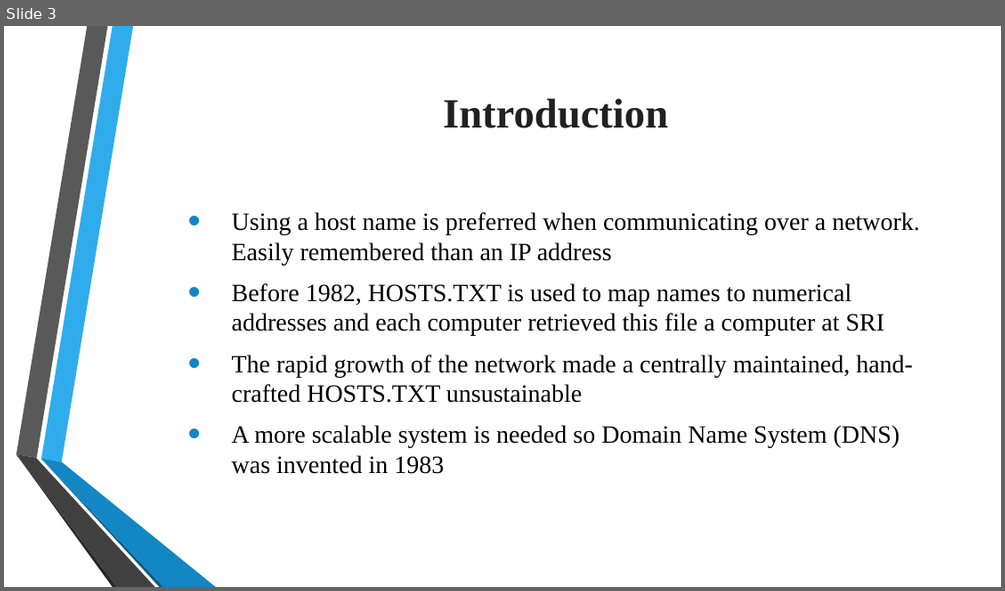
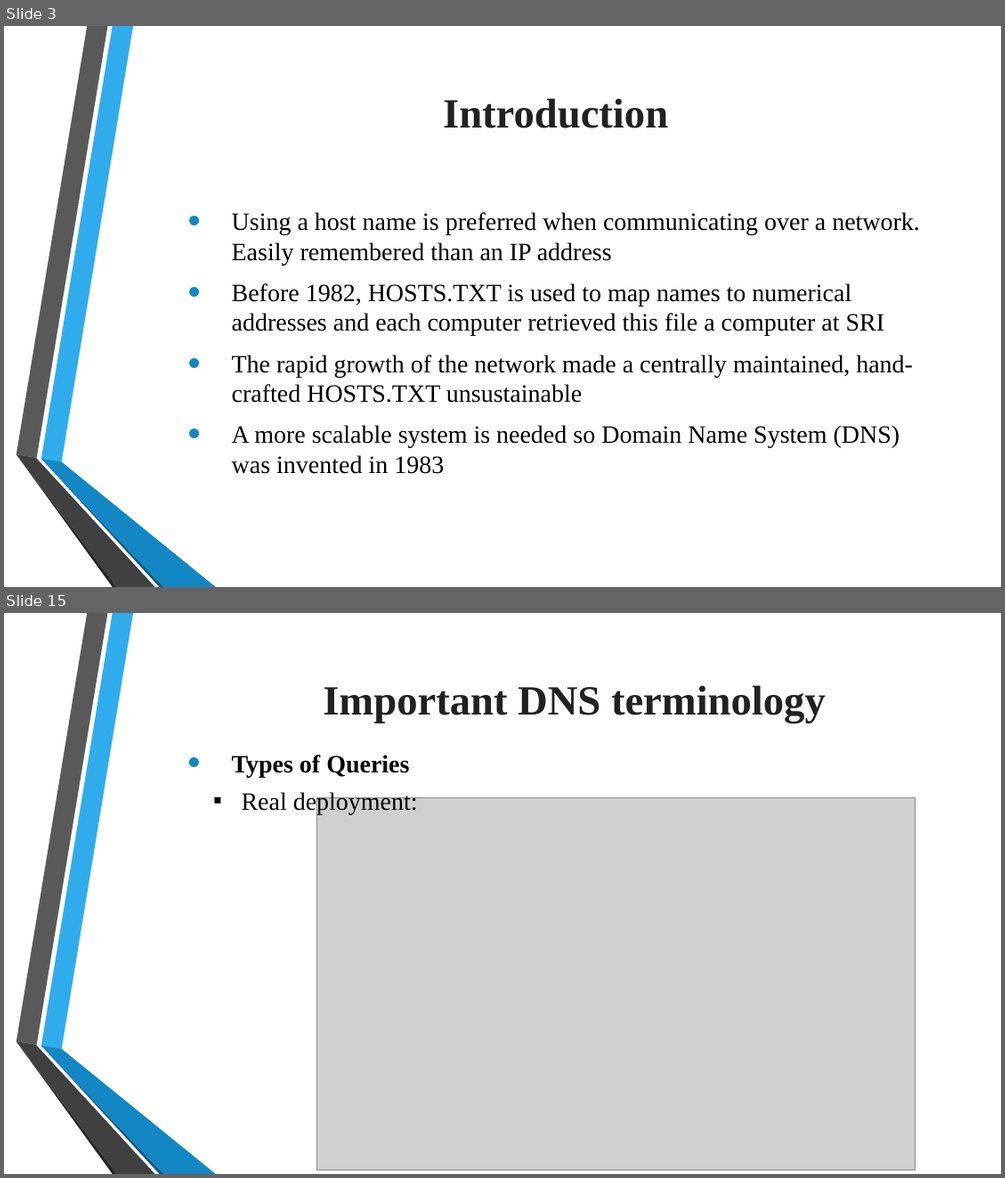
Before and after one commit to tiendatdk3493/Tai_Lieu, a slide deck: Domain Name System (DNS).pptx. Shown one above the other, each under a label of ours: slide 3 before the commit, slides 3 and 15 after it; the slides between them are not shown. The pictures are 1005x591 and 1005x1178 pixels, drawn with LibreOffice and Linux fonts; fonts in the diff are those of the drawing; grey boxes stand for pictures; background and template pictures are left out. Boxes give left, top, right and bottom in pixels: in the first picture for what was removed or moved away, otherwise in the second. Text is boxed around its words. In the diff, an @@ line names an element or a change of style, - is before the commit and + after.

```diff
--- a/Domain Name System (DNS).pptx
+++ b/Domain Name System (DNS).pptx
@@ slide 15 added at bbox=[4, 613, 1001, 1174], background picture (left out); not listed: 6 template elements that a slide beside it also shows @@
@@ text added at bbox=[323, 685, 825, 723], 40 pt, text #212121, bold @@
+  Important DNS terminology
@@ text added at bbox=[232, 755, 409, 777], 24 pt, text #000000, bold @@
+  • Types of Queries
@@ text added at bbox=[242, 790, 418, 814], 24 pt, text #000000 @@
+  ▪ Real deployment:
@@ picture added at bbox=[316, 798, 914, 1170] @@
```
Also in this commit, not shown: 2 slides changed, 15 other slides added.
